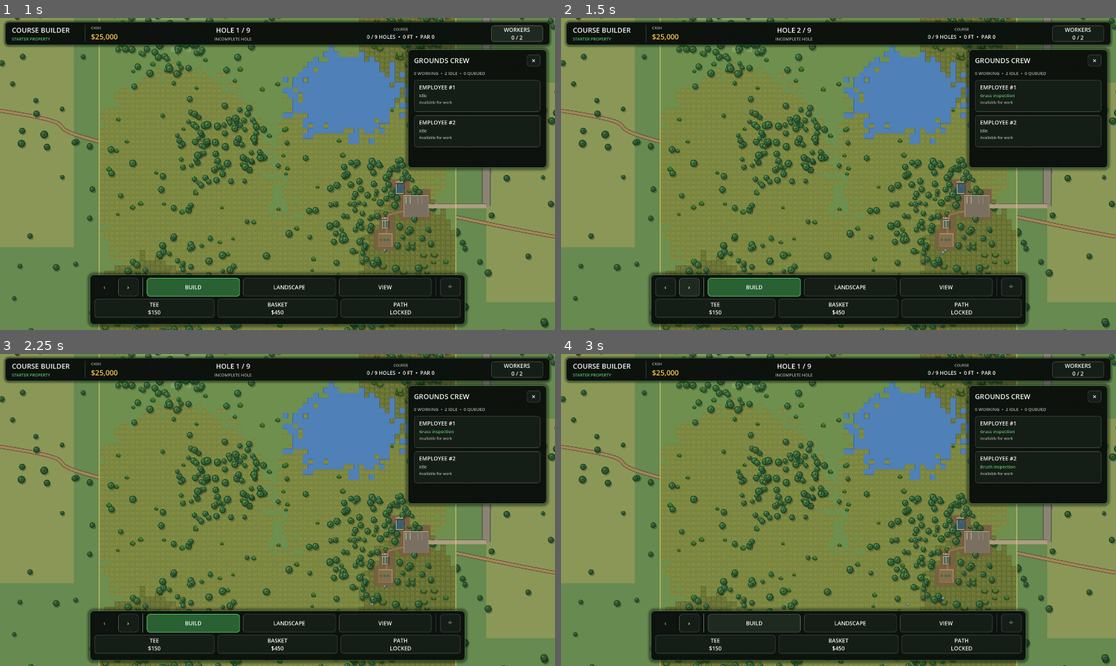
Above: before the commit, frames 1-4 (two rows, left to right).
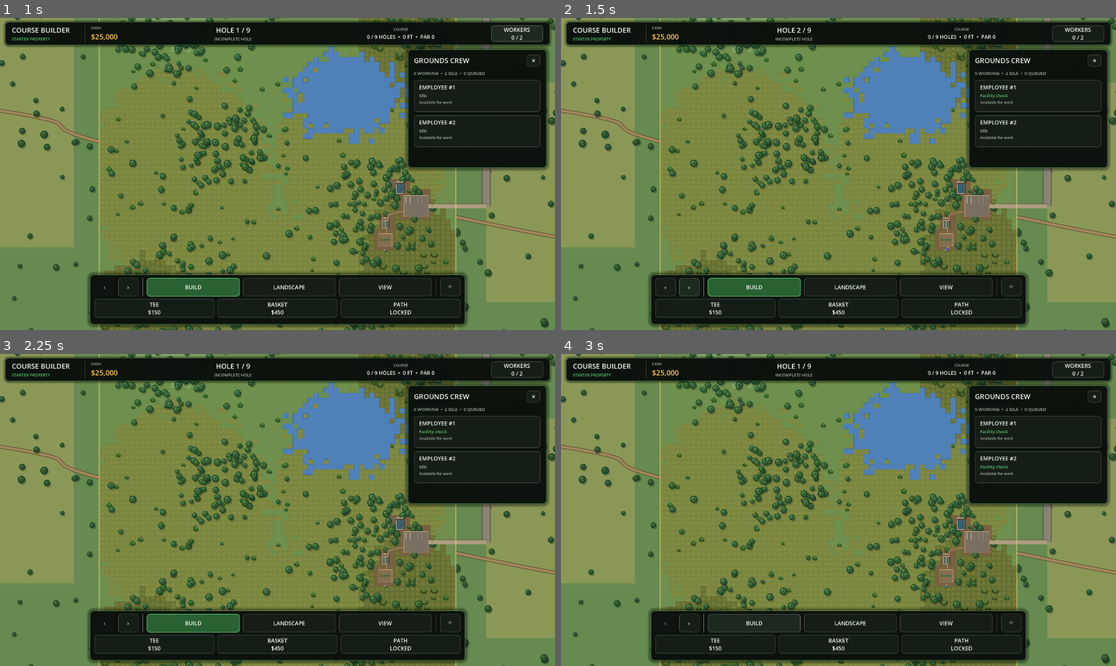
Above: after the commit, the same moments.

Repository: jmessierdg/disc-golf-empire
Game: Godot game, scene res://Main.tscn
The game is run twice, just before and just after one commit, with the same random seed, the same clock (stepped at 60 frames per second) and the same inputs.
Inputs:
- Up to frame 1 (1 s): click "WORKERS 0 / 2" at 0.5 s
- Up to frame 2 (1.5 s): click "›" at 1.25 s
- Up to frame 3 (2.25 s): click "‹" at 2 s
- Up to frame 4 (3 s): click "BUILD" at 2.75 s

Frame 1 is identical in both runs. In frame 2, less than 0.1% of the frame differs, in the area x 68-82%, y 24-76%; in frame 3, less than 0.1%; in frame 4, 0.1%, in the area x 62-82%, y 24-81%.

Commit message:
Update job_manager.gd

Diff:
--- a/job_manager.gd
+++ b/job_manager.gd
@@ -53,7 +53,10 @@
 const BRUSH_CELLS_PER_SECOND := 2.5
 
 const MIN_WORK_TIME := 0.35
-const WORKER_TRAVEL_SPEED := 220.0
+# Deliberately slower travel than the original 220 px/s.
+const WORKER_TRAVEL_SPEED := 88.0
+const WORKER_INSPECTION_SPEED := 66.0
+const WORKER_EQUIPMENT_SPEED := 77.0
 const ADJACENT_CELL_DISTANCE := 1.1
 
 
@@ -76,6 +79,8 @@
 var property_manager
 var course_renderer
 var economy_manager
+var course_manager = null
+var reported_conditions: Dictionary = {}
 
 
 # ==================================================
@@ -125,6 +130,9 @@
 	property_manager = property_ref
 	course_renderer = renderer_ref
 	economy_manager = economy_ref
+	# CourseManager is a sibling created before JobManager setup.
+	course_manager = get_parent().get_node_or_null("CourseManager")
+	reported_conditions.clear()
 
 	workers.clear()
 	next_worker_id = 1
@@ -158,6 +166,8 @@
 		"inspection_target": Vector2.ZERO,
 		"observation": "",
 		"observation_cell": Vector2i(-1, -1),
+		"inspection_hole": -1,
+		"inspection_other_hole": -1,
 		"observation_cooldown": 0.0,
 		"movement_path": [],
 		"movement_index": 0,
@@ -499,21 +509,35 @@
 
 
 func process_idle_wander(worker: Dictionary, delta: float) -> void:
-	# Workers inspect meaningful locations throughout the owned property.
-	# Inspections are informational: never create a job or modify terrain.
+	# Patrols are allowed before construction, but never generate reports.
 	var waiting: float = float(worker.get("wander_wait", 0.0))
 	if waiting > 0.0:
 		worker["wander_wait"] = maxf(0.0, waiting - delta)
 		return
 	if worker.get("movement_path", []).is_empty():
 		if not choose_inspection_destination(worker):
-			worker["wander_wait"] = 4.0
+			worker["wander_wait"] = 5.0
 		return
 	if follow_worker_route(worker, delta):
 		worker["movement_path"] = []
 		worker["movement_index"] = 0
 		complete_worker_inspection(worker)
-		worker["wander_wait"] = 5.0 + float(worker["id"]) * 1.3
+		# A short pause makes inspections feel intentional.
+		worker["wander_wait"] = 8.0 + float(worker["id"]) * 1.7
+
+
+func get_built_hole_routes() -> Array:
+	var result: Array = []
+	if course_manager == null:
+		return result
+	for i in range(course_manager.holes.size()):
+		var hole: Dictionary = course_manager.holes[i]
+		var tee: Vector2 = hole.get("tee", Vector2(-1.0, -1.0))
+		var basket: Vector2 = hole.get("basket", Vector2(-1.0, -1.0))
+		if tee.x < 0.0 or basket.x < 0.0:
+			continue
+		result.append({"number": i + 1, "tee": tee, "basket": basket, "path_points": hole.get("path_points", [])})
+	return result
 
 
 func choose_inspection_destination(worker: Dictionary) -> bool:
@@ -521,84 +545,112 @@
 		return false
 	var rng := RandomNumberGenerator.new()
 	rng.seed = int(worker["id"]) * 104729 + int(Time.get_ticks_msec() / 11000)
+	var holes: Array = get_built_hole_routes()
 	var choices: Array = []
-	# The sampled destinations cover the entire property, but favor
-	# places where vegetation or mowing may actually need attention.
-	for i in range(16):
-		var cell := Vector2i(rng.randi_range(2, property_manager.PROPERTY_GRID_WIDTH - 3), rng.randi_range(2, property_manager.PROPERTY_GRID_HEIGHT - 3))
-		var terrain_type: int = int(property_manager.terrain[cell.y][cell.x])
-		if terrain_type == property_manager.WATER:
+	# When there are built holes, inspections stay on playable corridors,
+	# their walking paths, and links between successive holes.
+	for hole_value in holes:
+		var hole: Dictionary = hole_value
+		var tee: Vector2 = hole["tee"]
+		var basket: Vector2 = hole["basket"]
+		var number: int = int(hole["number"])
+		for step in range(7):
+			var t: float = float(step) / 6.0
+			choices.append({"point": tee.lerp(basket, t), "kind": "Hole %d inspection" % number, "hole": number, "other": -1})
+		for path_value in hole["path_points"]:
+			choices.append({"point": path_value, "kind": "Hole %d path inspection" % number, "hole": number, "other": -1})
+	for i in range(holes.size() - 1):
+		var current: Dictionary = holes[i]
+		var following: Dictionary = holes[i + 1]
+		# Inspect the link only when consecutive numbered holes exist.
+		if int(following["number"]) != int(current["number"]) + 1:
 			continue
-		var kind := "Property patrol"
-		var weight := 1
-		if terrain_type == property_manager.TALL_GRASS or terrain_type == property_manager.ROUGH:
-			kind = "Grass inspection"
-			weight = 4
-		elif terrain_type == property_manager.WILD_GRASS:
-			kind = "Brush inspection"
-			weight = 4
-		else:
-			for tree_pos in property_manager.trees:
-				if tree_pos.distance_squared_to(property_manager.cell_to_world_center(cell)) < 110.0 * 110.0:
-					kind = "Woodland inspection"
-					weight = 3
-					break
-		choices.append({"cell": cell, "kind": kind, "weight": weight})
-	# Occasionally visit the facilities between inspections.
-	if rng.randf() < 0.18:
+		for step in range(1, 5):
+			choices.append({"point": current["basket"].lerp(following["tee"], float(step) / 5.0), "kind": "Walking route inspection", "hole": int(current["number"]), "other": int(following["number"])})
+	# Facilities are always valid patrol destinations, including before
+	# the first hole is completed. No reports originate from these visits.
+	if choices.is_empty() or rng.randf() < 0.16:
 		var home: Vector2 = get_maintenance_local_position()
 		if set_worker_route(worker, home):
 			worker["inspection_type"] = "Facility check"
 			worker["inspection_target"] = home
+			worker["inspection_hole"] = -1
+			worker["inspection_other_hole"] = -1
 			return true
-	choices.sort_custom(func(a: Dictionary, b: Dictionary) -> bool: return int(a["weight"]) > int(b["weight"]))
-	for choice in choices:
-		var destination: Vector2 = property_manager.cell_to_world_center(choice["cell"])
-		if set_worker_route(worker, destination):
+	if choices.is_empty():
+		# Without a playable hole, short local patrols are fine but silent.
+		var home_pos: Vector2 = get_maintenance_local_position()
+		for attempt in range(10):
+			var target: Vector2 = home_pos + Vector2(rng.randf_range(-180.0, 180.0), rng.randf_range(-180.0, 180.0))
+			if set_worker_route(worker, target):
+				worker["inspection_type"] = "Property patrol"
+				worker["inspection_target"] = target
+				worker["inspection_hole"] = -1
+				worker["inspection_other_hole"] = -1
+				return true
+		return false
+	# Randomize the first candidate, then try alternatives if blocked.
+	var first: int = rng.randi_range(0, choices.size() - 1)
+	for offset in range(choices.size()):
+		var choice: Dictionary = choices[(first + offset) % choices.size()]
+		var world_point: Vector2 = choice["point"]
+		var local_point: Vector2 = property_manager.world_to_property_local(world_point)
+		if set_worker_route(worker, local_point):
 			worker["inspection_type"] = str(choice["kind"])
-			worker["inspection_target"] = destination
+			worker["inspection_target"] = local_point
+			worker["inspection_hole"] = int(choice["hole"])
+			worker["inspection_other_hole"] = int(choice["other"])
 			return true
 	return false
 
 
 func complete_worker_inspection(worker: Dictionary) -> void:
-	if property_manager == null or float(worker.get("observation_cooldown", 0.0)) > 0.0:
+	if property_manager == null or get_built_hole_routes().is_empty():
 		return
-	var kind: String = str(worker.get("inspection_type", ""))
+	if float(worker.get("observation_cooldown", 0.0)) > 0.0:
+		return
+	var hole_number: int = int(worker.get("inspection_hole", -1))
+	if hole_number < 1:
+		return
+	var other_hole: int = int(worker.get("inspection_other_hole", -1))
 	var destination: Vector2 = worker.get("inspection_target", Vector2.ZERO)
-	var cell: Vector2i = property_manager.world_to_cell(destination)
+	var world_point: Vector2 = property_manager.property_local_to_world(destination)
+	var cell: Vector2i = property_manager.world_to_cell(world_point)
 	if not property_manager.is_valid_cell(cell.x, cell.y):
 		return
 	var terrain_type: int = int(property_manager.terrain[cell.y][cell.x])
-	var note := ""
-	if kind == "Grass inspection" and (terrain_type == property_manager.TALL_GRASS or terrain_type == property_manager.ROUGH):
-		note = "Tall grass spotted near grid (%d, %d). Consider scheduling mowing." % [cell.x + 1, cell.y + 1]
-	elif kind == "Brush inspection" and terrain_type == property_manager.WILD_GRASS:
-		note = "Dense brush spotted near grid (%d, %d). Consider brush cutting." % [cell.x + 1, cell.y + 1]
-	elif kind == "Woodland inspection":
-		var nearby_trees := 0
-		for tree_pos in property_manager.trees:
-			if tree_pos.distance_squared_to(destination) < 110.0 * 110.0:
-				nearby_trees += 1
-		if nearby_trees >= 3:
-			note = "Dense tree cover near grid (%d, %d). Consider reviewing accessibility." % [cell.x + 1, cell.y + 1]
-	if note.is_empty():
+	var issue: String = ""
+	if terrain_type == property_manager.TALL_GRASS or terrain_type == property_manager.ROUGH:
+		issue = "grass"
+	elif terrain_type == property_manager.WILD_GRASS:
+		issue = "brush"
+	if issue.is_empty():
 		return
-	if str(worker.get("observation", "")) == note:
+	var location: String = "Hole %d" % hole_number
+	if other_hole > 0:
+		location = "Holes %d–%d walking route" % [hole_number, other_hole]
+	var report_key: String = "%d:%d:%s" % [hole_number, other_hole, issue]
+	if reported_conditions.has(report_key):
 		return
+	var note: String = "%s: Tall grass is affecting the playing area. Consider scheduling mowing." % location
+	if issue == "brush":
+		note = "%s: Brush is becoming overgrown. Consider scheduling clearing." % location
 	worker["observation"] = note
 	worker["observation_cell"] = cell
 	worker["observation_cooldown"] = 75.0
+	reported_conditions[report_key] = true
 	workers_changed.emit()
 
 
 func get_worker_observations() -> Array:
 	var reports: Array = []
+	if get_built_hole_routes().is_empty():
+		return reports
 	for worker_value in workers:
 		var worker: Dictionary = worker_value
 		var note: String = str(worker.get("observation", ""))
 		if not note.is_empty():
-			reports.append({"worker_id": int(worker["id"]), "text": note, "cell": worker.get("observation_cell", Vector2i(-1, -1))})
+			reports.append({"worker_id": int(worker["id"]), "text": note, "hole": int(worker.get("inspection_hole", -1))})
 	return reports
 
 
@@ -1875,10 +1927,13 @@
 		direction
 	)
 
-	var movement_distance: float = (
-		WORKER_TRAVEL_SPEED
-		* delta
-	)
+	var travel_speed: float = WORKER_TRAVEL_SPEED
+	var phase: String = str(worker.get("state", WORKER_IDLE))
+	if phase == WORKER_IDLE:
+		travel_speed = WORKER_INSPECTION_SPEED
+	elif phase == WORKER_FETCHING or phase == WORKER_RETURNING:
+		travel_speed = WORKER_EQUIPMENT_SPEED
+	var movement_distance: float = travel_speed * delta
 
 	if movement_distance >= distance:
 
